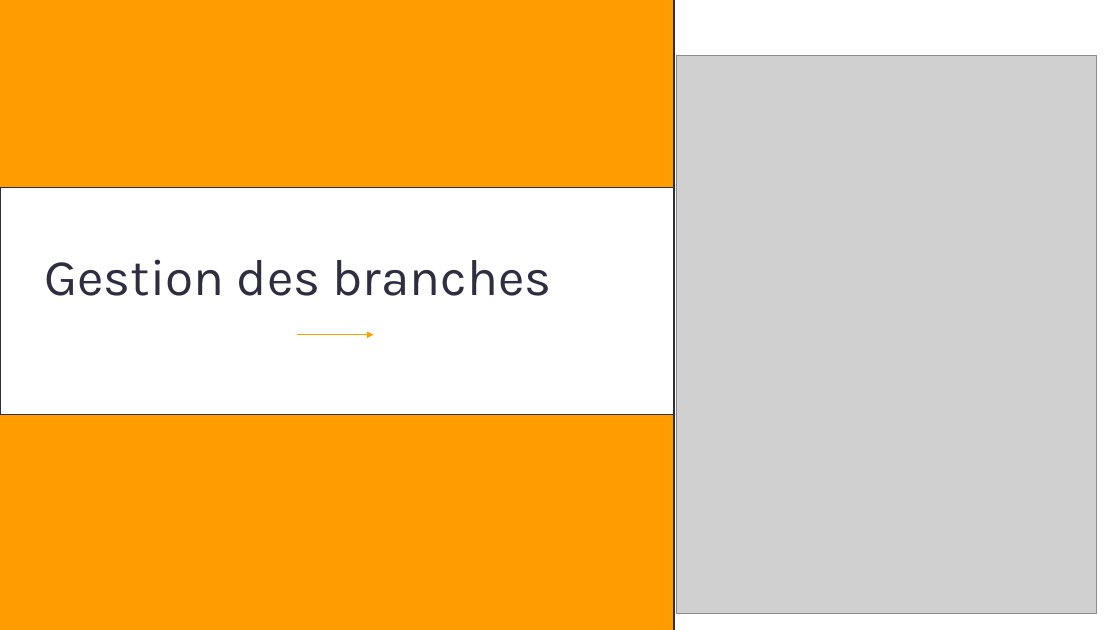
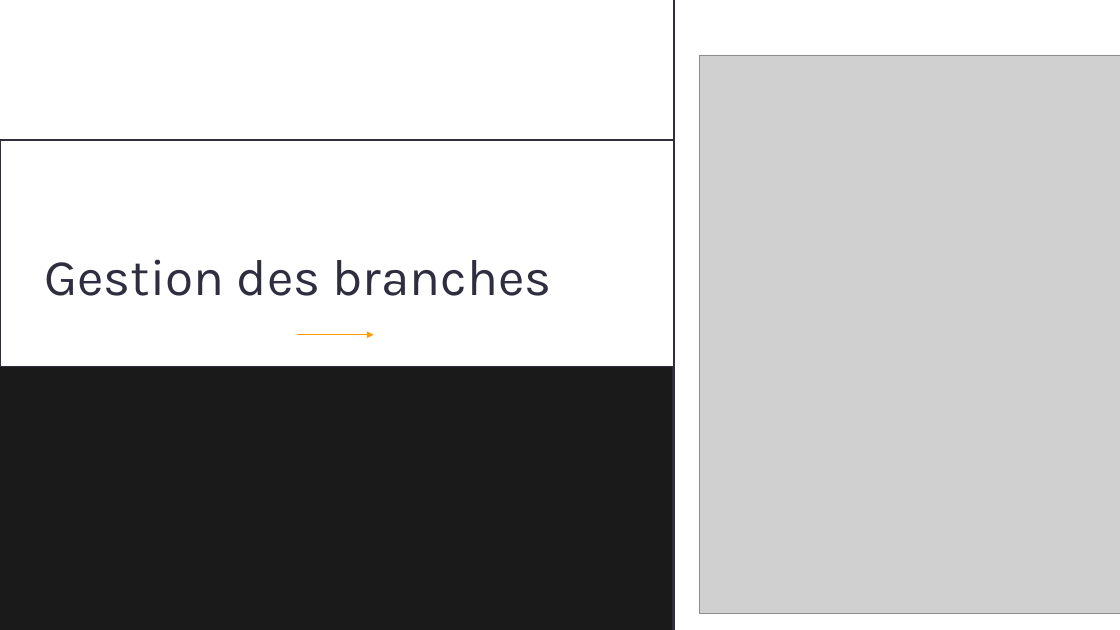
Before and after one commit to AbdessamadAbdaoui/Presentation_Git, a slide deck: slide 14 of presentation_Git.pptx (slide 16 before the commit). Drawn at 1120x630 pixels with LibreOffice and Linux fonts; fonts in the diff are those of the drawing; grey boxes stand for pictures. Boxes give left, top, right and bottom in pixels: in the first picture for what was removed or moved away, otherwise in the second. Text is boxed around its words. In the diff, an @@ line names an element or a change of style, - is before the commit and + after.

```diff
--- a/presentation_Git.pptx
+++ b/presentation_Git.pptx
@@ background #FF9D00 to #FFFFFF @@
@@ picture: place and size @@
-picture at bbox=[676, 55, 1096, 613]
+picture at bbox=[700, 55, 1120, 613]
@@ rectangle: place and size @@
-rectangle at bbox=[0, 188, 674, 415]
+rectangle at bbox=[0, 140, 674, 367]
@@ rectangle added at bbox=[0, 366, 673, 630], fill #1A1A1A, outline #2F2E41 1 pt @@
```
Also in this commit, not shown: 17 other slides changed, 11 slides added, 15 slides removed.
